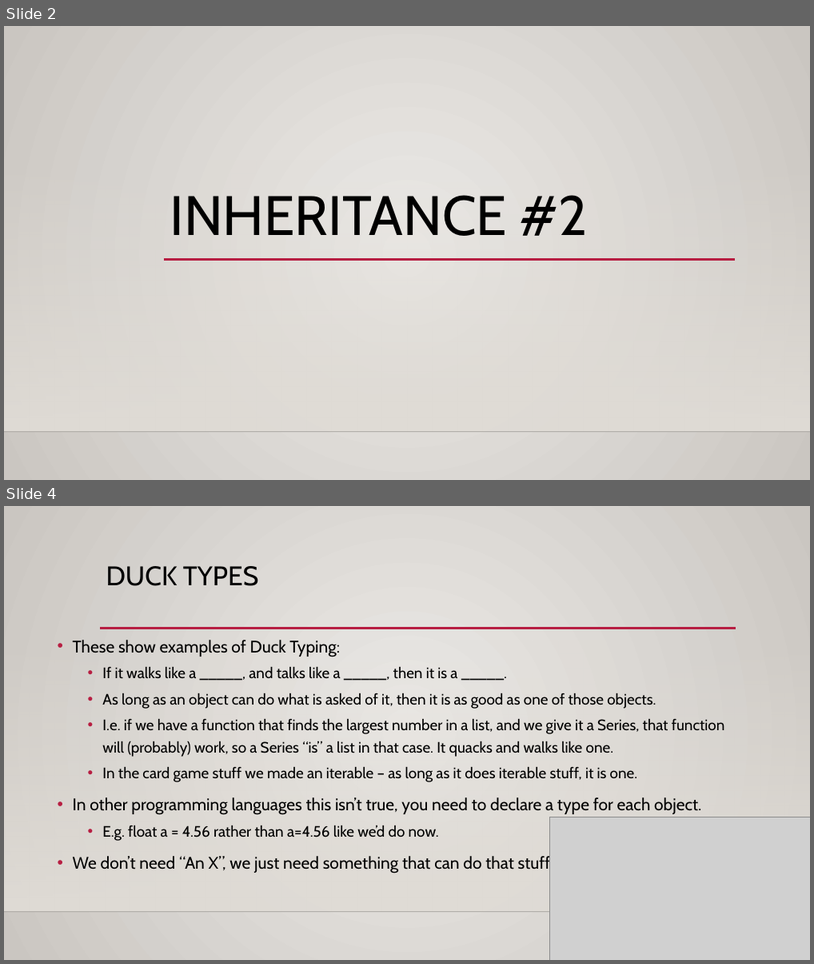
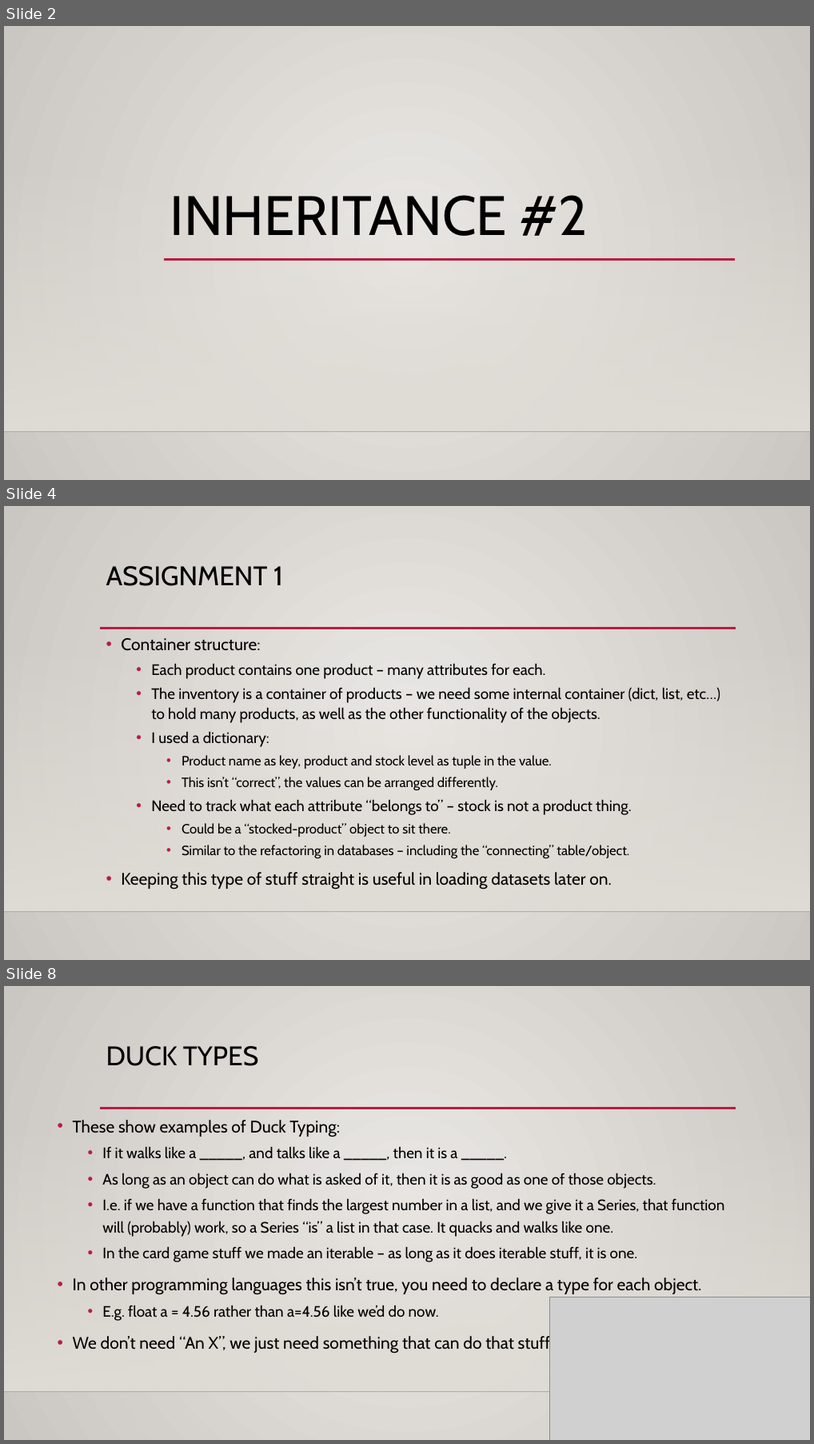
Before and after one commit to michaeljharris/Programming_Basics_for_ML, a slide deck: course_material/slides/022_mult_inh_abc.pptx. Shown one above the other, each under a label of ours: slides 2 and 4 before the commit, slides 2, 4 and 8 after it; the slides between them are not shown. The pictures are 814x964 and 814x1444 pixels, drawn with LibreOffice and Linux fonts; fonts in the diff are those of the drawing; grey boxes stand for pictures; background and template pictures are left out. Boxes give left, top, right and bottom in pixels: in the first picture for what was removed or moved away, otherwise in the second. Text is boxed around its words. In the diff, an @@ line names an element or a change of style, - is before the commit and + after.

```diff
--- a/course_material/slides/022_mult_inh_abc.pptx
+++ b/course_material/slides/022_mult_inh_abc.pptx
@@ slide 4 added at [4, 506, 810, 960], background gradient #ECEAE7 to #CAC7C1; not listed: 3 template elements that a slide beside it also shows @@
@@ title added at [106, 566, 283, 586], 32 pt, text #000000 @@
+ASSIGNMENT 1
@@ text added at [121, 638, 721, 889], 18 pt, text #000000 @@
+• Container structure:
+  • Each product contains one product – many attributes for each.
+  • The inventory is a container of products – we need some internal container (dict, list, etc…) to hold many products, as well as the other functionality of the objects.
+  • I used a dictionary:
+    • Product name as key, product and stock level as tuple in the value.
+    • This isn’t “correct”, the values can be arranged differently.
+  • Need to track what each attribute “belongs to” – stock is not a product thing.
+    • Could be a “stocked-product” object to sit there.
+    • Similar to the refactoring in databases – including the “connecting” table/object.
+• Keeping this type of stuff straight is useful in loading datasets later on.
@@ what was slide 4 is now slide 8 @@
```
Also in this commit, not shown: 2 slides changed, 3 other slides added, 3 other files.
